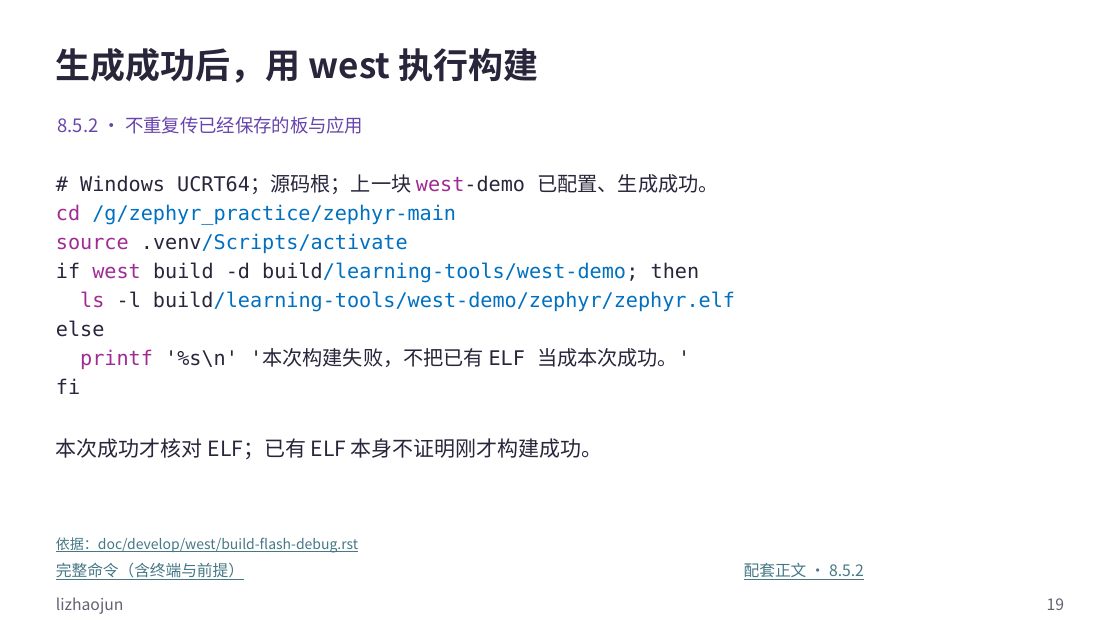
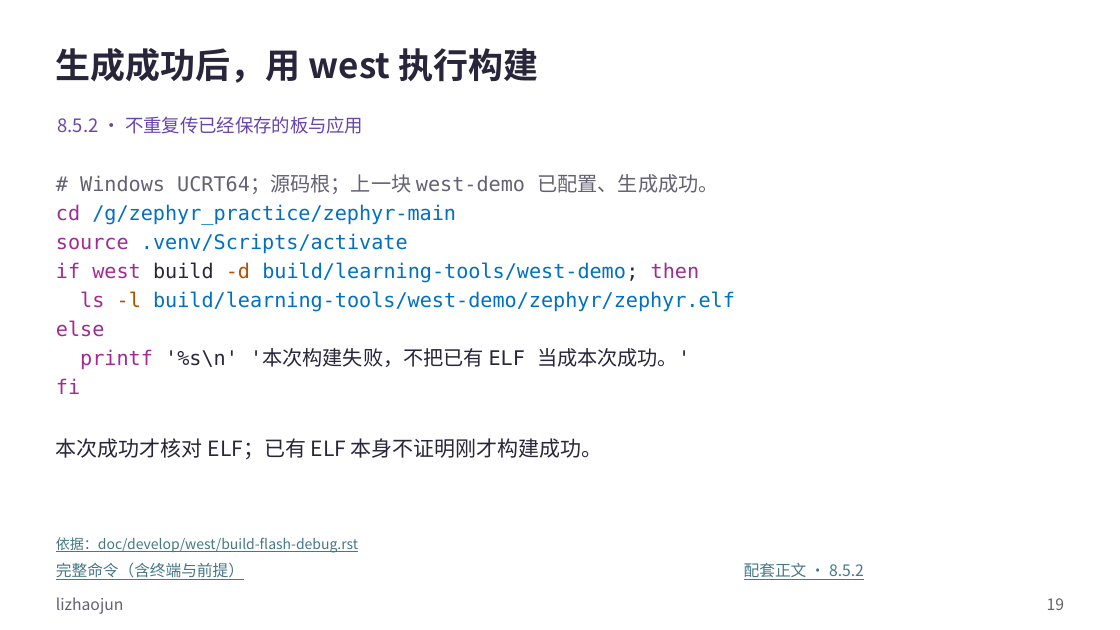
Before and after one commit to FormingSystem/zephyr_hc32f4a0, a slide deck: slide 19 of learning/P01_zephyr_make_project/slides/P008_west零基础与Zephyr构建_Windows.pptx. Drawn at 1120x630 pixels with LibreOffice and Linux fonts; fonts in the diff are those of the drawing. Boxes give left, top, right and bottom in pixels: in the first picture for what was removed or moved away, otherwise in the second. Text is boxed around its words. In the diff, an @@ line names an element or a change of style, - is before the commit and + after.

Commit message:
content(learning/west): 统一west命令和扩展声明的代码样式
- 区分终端命令、清单字段与扩展实现路径，补阅读图例，保持 west 与 CMake 搭配操作的完整命令。
- 正式 PPT 与可重建原生源同步，保留封面、媒体、批注和非正文页脚署名。

```diff
--- a/learning/P01_zephyr_make_project/slides/P008_west零基础与Zephyr构建_Windows.pptx
+++ b/learning/P01_zephyr_make_project/slides/P008_west零基础与Zephyr构建_Windows.pptx
@@ text at [56, 174, 735, 394]: text colour #29263B to #646173 in "# Windows UCRT64；源码根；上一块 west-demo 已配置、生成成功。"; text colour #A02B93 to #646173 in "west-demo"; text colour #29263B to #0070C0 in ".venv/Scripts/activate", "build/learning-tools/west-demo;", "build/learning-tools/west-demo/zephyr/zephyr.elf"; text colour #29263B to #A02B93 in "if then", "else", "fi"; text colour #29263B to #B84E00 in "-d", "-l" @@
```
Also in this commit, not shown: 23 other slides changed, 24 other files.
